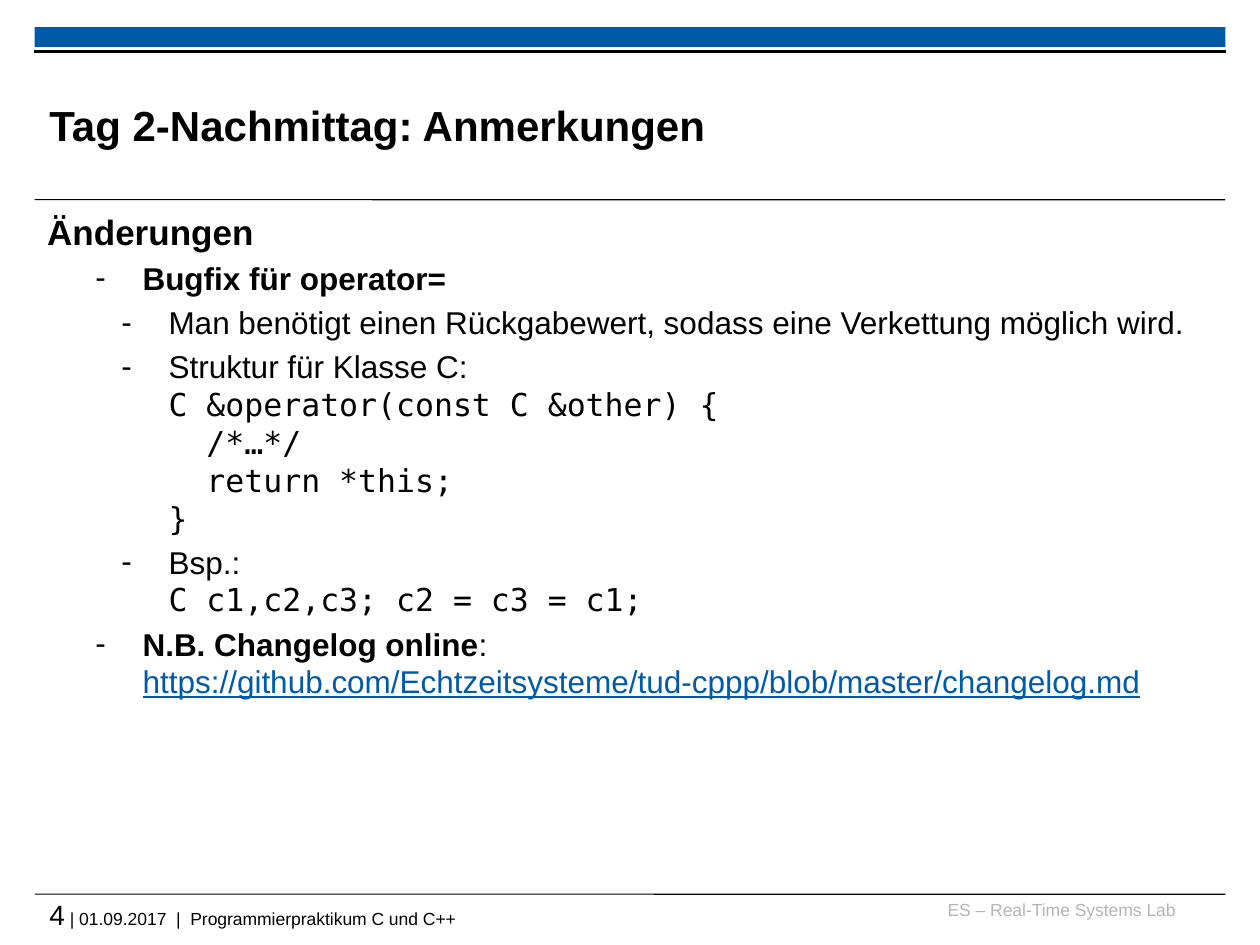
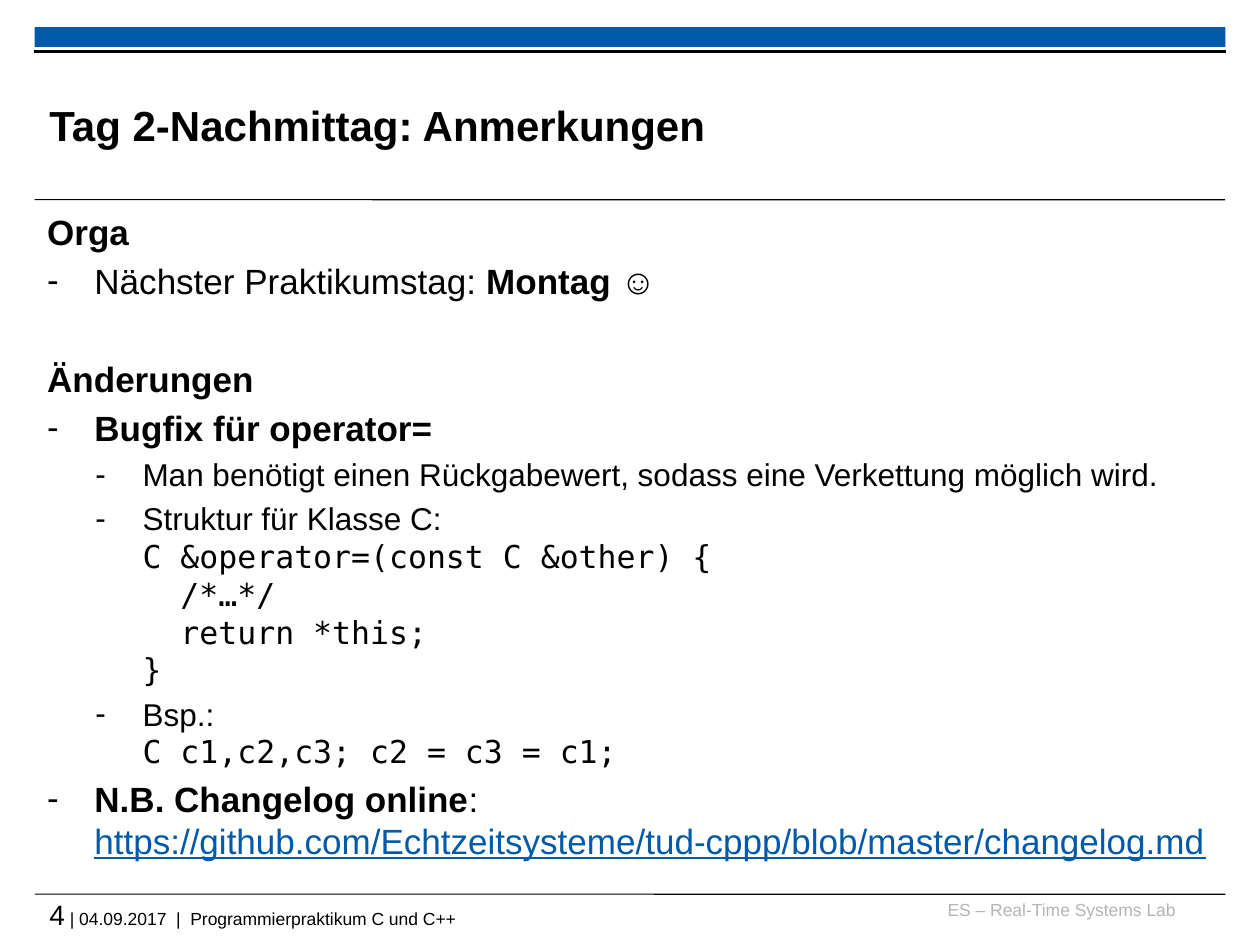
Before and after one commit to h82k/tud-cppp, a slide deck: slide 4 of 2017/recap_and_warmup_slides.pptx. Drawn at 1260x945 pixels with LibreOffice and Linux fonts; fonts in the diff are those of the drawing; background and template pictures are left out. Boxes give left, top, right and bottom in pixels: in the first picture for what was removed or moved away, otherwise in the second. Text is boxed around its words. In the diff, an @@ line names an element or a change of style, - is before the commit and + after.

Commit message:
Bugfixes, extensions and layouting after Monday morning session

```diff
--- a/2017/recap_and_warmup_slides.pptx
+++ b/2017/recap_and_warmup_slides.pptx
@@ text at (47,220,610,301): paragraphs added @@
+Orga
+– Nächster Praktikumstag: Montag ☺
@@ text at (94,415,1204,861): size 18 to 20 pt in "Bugfix für operator=", "N.B. Changelog online: https://github.com/Echtzeitsysteme/tu ..."; list level 2 to 1 in "Bugfix für operator="; list level 3 to 2 in "Man benötigt einen Rückgabewert, sodass ..."; list level 3 to 2 in "Bsp.: C c1,c2,c3; c2 = ..."; list level 2 to 1 in "N.B. Changelog online: https://github.com/Echtzeitsysteme/tu ..." @@
@@ text at (143,507,674,649): text changed @@
-    – Struktur für Klasse C:
-      C &operator(const C &other) {
-      /*…*/
-      return *this;
-      }
+  – Struktur für Klasse C:
+    C &operator=(const C &other) {
+    /*…*/
+    return *this;
+    }
@@ text at (49,905,456,929): text changed @@
-4 | 01.09.2017 | Programmierpraktikum C und C++
+4 | 04.09.2017 | Programmierpraktikum C und C++
```
Also in this commit, not shown: 3 other slides changed, 1 slide added, 2 other files.
